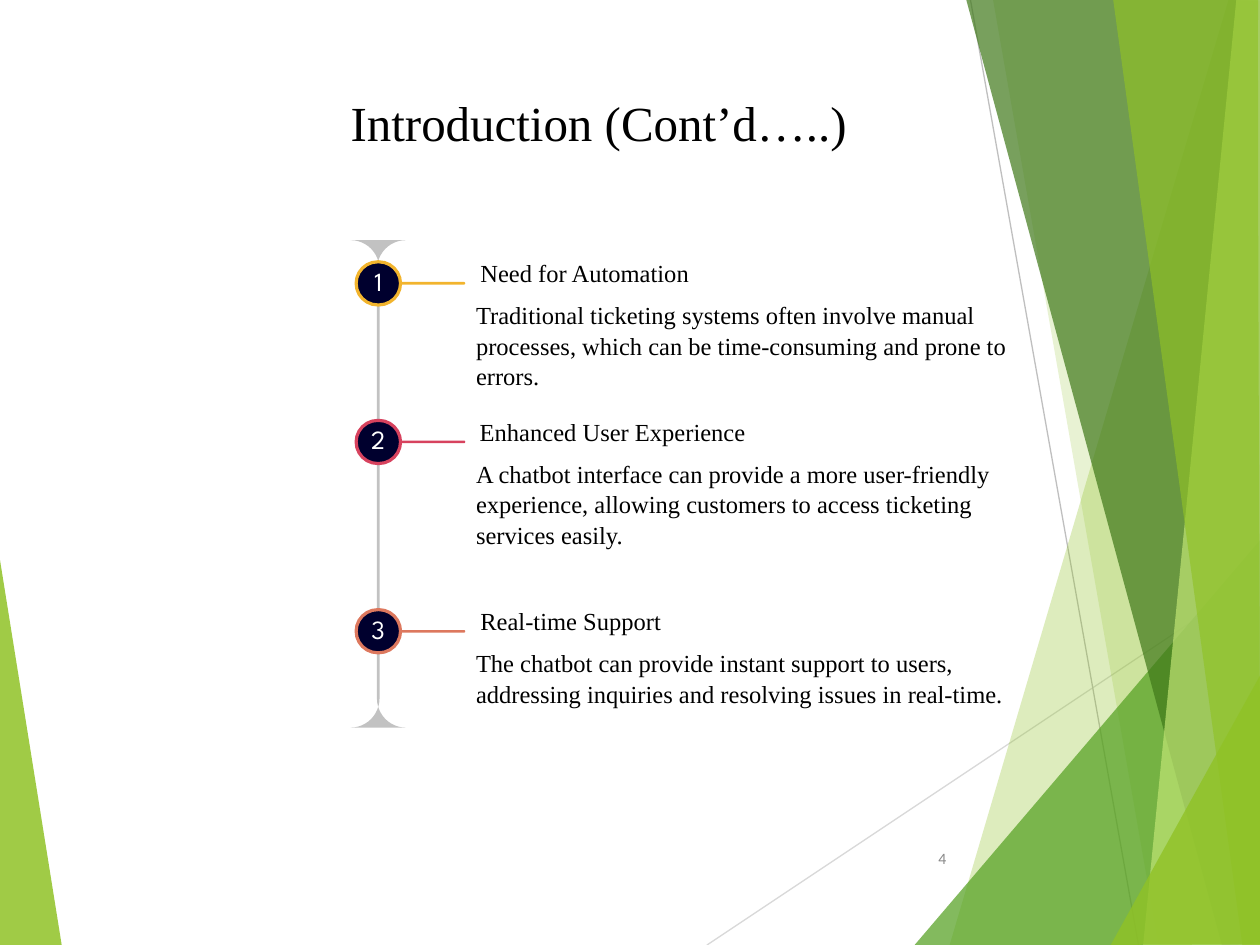
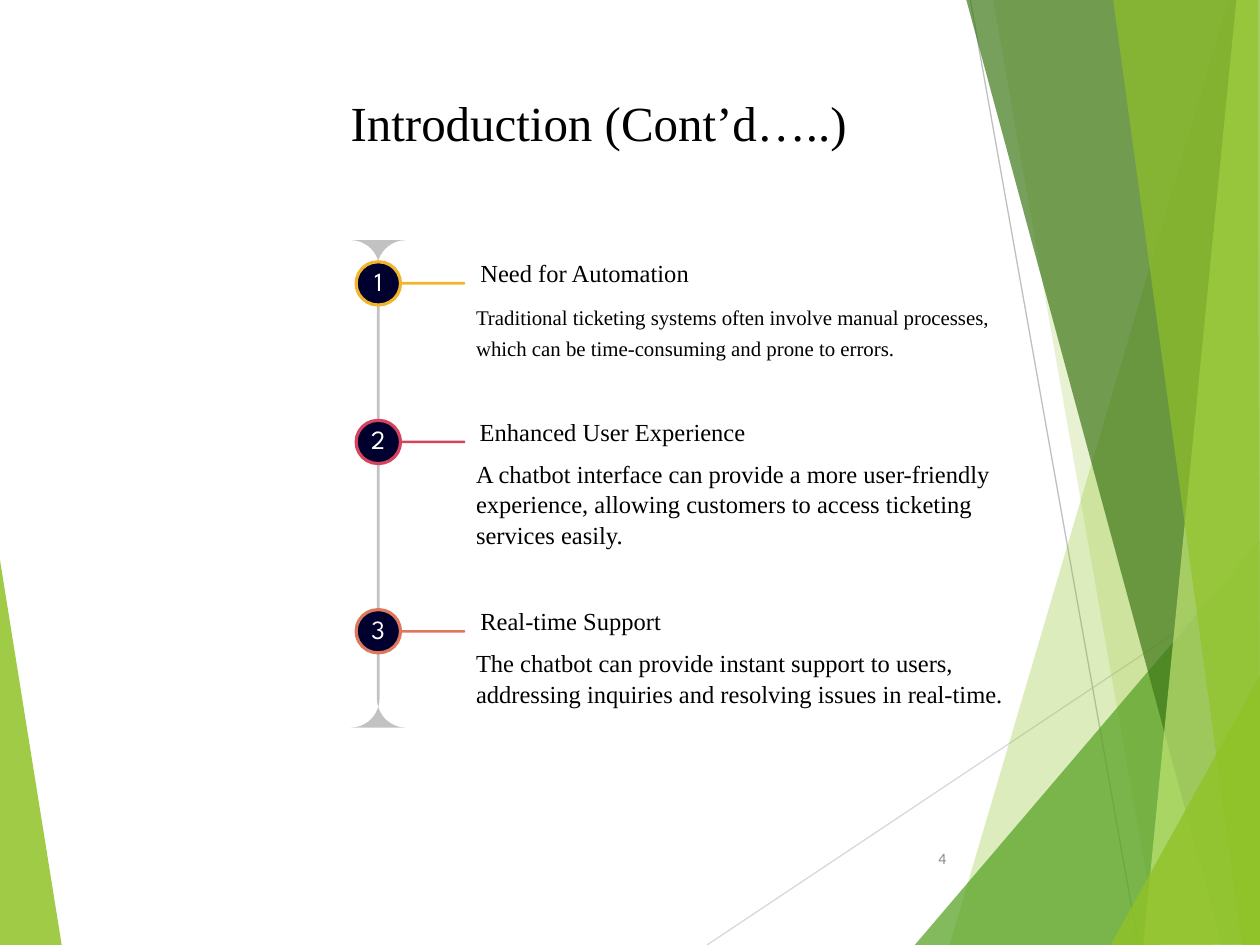
Before and after one commit to tanmay4521/Online-Chatbot-Based-Ticketing-System, a slide deck: slide 4 of Documentation/PPT Online Chatbot.ppt. Drawn at 1260x945 pixels with LibreOffice and Linux fonts; fonts in the diff are those of the drawing. Boxes give left, top, right and bottom in pixels: in the first picture for what was removed or moved away, otherwise in the second. Text is boxed around its words. In the diff, an @@ line names an element or a change of style, - is before the commit and + after.

```diff
--- a/Documentation/PPT Online Chatbot.ppt
+++ b/Documentation/PPT Online Chatbot.ppt
@@ text "Traditional ticketing systems often involve ..." at (476, 310, 989, 361): size 14 to 11.9 pt @@
@@ freeform shape at (1110, 674, 1260, 945): outline redrawn @@
```
Also in this commit, not shown: 10 other slides changed, 4 slides added, 2 slides removed, 27 other files.
